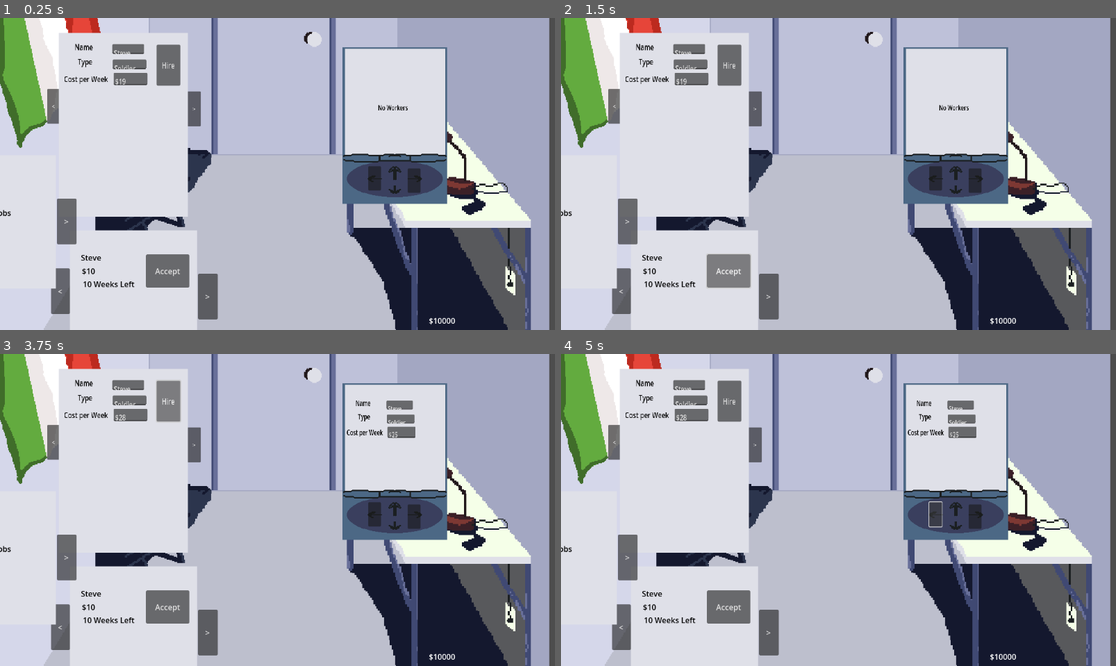
Above: before the commit, frames 1-4 (two rows, left to right).
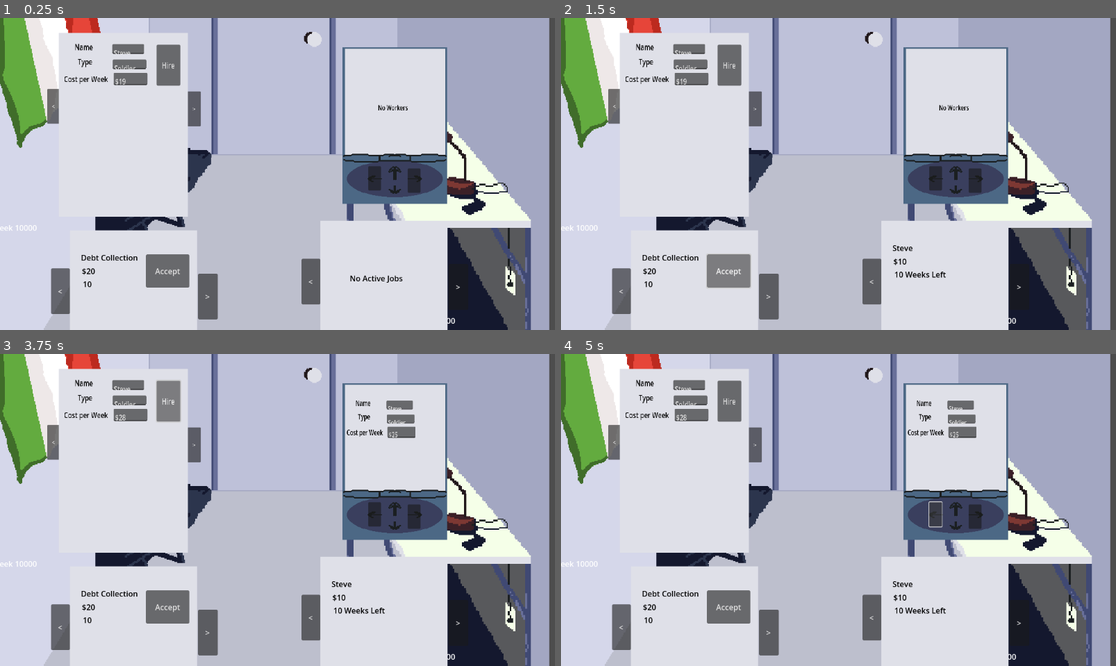
Above: after the commit, the same moments.

Repository: deruitda/ludum-dare-58
Game: Godot game, scene res://main.tscn
Two runs of this game, one before a commit and one after it. Both use one fixed random seed, a clock stepped at 60 frames per second and the inputs below.
Inputs (mouse positions are in pixels of both pictures, inside the frame that each line leads up to):
- Up to frame 1 (0.25 s): no input
- Up to frame 2 (1.5 s): click "Accept" at 0.5 s; click "Accept" at 1.25 s
- Up to frame 3 (3.75 s): click "<" at 2 s; click ">" at 2.75 s; click "Hire" at 3.5 s
- Up to frame 4 (5 s): click (932, 513) at 4.25 s

The runs differ from the first frame. In frame 1, 9.1% of the frame differs, in the area x 0-83%, y 57-100%; in frame 2, 9.1%; in frame 3, 9.1%; in frame 4, 9.1%.

Commit message:
showing potential income streams

Diff:
--- a/desk/potential_income_stream_binder.gd
+++ b/desk/potential_income_stream_binder.gd
@@ -3,7 +3,10 @@
 @export var paginator: Paginator
 @export var no_jobs_available_control: Control
 @export var jobs_available_control: Control
+@export var income_stream_view: IncomeStreamView
+
 @onready var potential_income_stream_manager: PotentialIncomeStreamsManager
+
 
 func set_potential_income_stream_manager(stream_manager: PotentialIncomeStreamsManager) -> void:
 	potential_income_stream_manager = stream_manager
@@ -26,8 +29,12 @@
 	else:
 		no_jobs_available_control.visible = false
 		jobs_available_control.visible = true
+		set_income_stream_view()
 
+func set_income_stream_view() -> void:
+	var has_items = paginator.has_items()
+	if paginator.has_items():
+		income_stream_view.set_income_stream(paginator.get_current_item() as IncomeStream)
 
 func _on_accept_income_stream_button_button_up() -> void:
 	potential_income_stream_manager.accept_income_stream_by_index(paginator.current_index)
-	set_items()
--- a/desk/potential_income_stream_binder.tscn
+++ b/desk/potential_income_stream_binder.tscn
@@ -6,11 +6,12 @@
 [ext_resource type="LabelSettings" uid="uid://djkpwc0lasqli" path="res://desk/Resumes/resume_label.tres" id="4_koybo"]
 [ext_resource type="PackedScene" uid="uid://euex01opw2ii" path="res://ui/income_stream_view.tscn" id="5_u46w4"]
 
-[node name="PotentialIncomeStreamBinder" type="Node2D" node_paths=PackedStringArray("paginator", "no_jobs_available_control", "jobs_available_control")]
+[node name="PotentialIncomeStreamBinder" type="Node2D" node_paths=PackedStringArray("paginator", "no_jobs_available_control", "jobs_available_control", "income_stream_view")]
 script = ExtResource("1_41x14")
 paginator = NodePath("Paginator")
 no_jobs_available_control = NodePath("NoPotentialJobsControl")
 jobs_available_control = NodePath("JobsAvailableControl")
+income_stream_view = NodePath("JobsAvailableControl/IncomeStreamView")
 
 [node name="Paper" parent="." instance=ExtResource("2_2rux7")]
 
--- a/desk/room.tscn
+++ b/desk/room.tscn
@@ -10,6 +10,7 @@
 [ext_resource type="PackedScene" uid="uid://doxyjb1hpinnl" path="res://desk/active_income_stream_binder.tscn" id="8_tfbhj"]
 
 [node name="Room" type="Node2D" node_paths=PackedStringArray("resumes", "phone", "potential_income_stream_binder", "active_income_stream_binder")]
+position = Vector2(-136, -10)
 script = ExtResource("1_bs3hi")
 resumes = NodePath("Resumes")
 phone = NodePath("Phone")
@@ -48,5 +49,6 @@
 script = ExtResource("6_bnidx")
 
 [node name="AcceptedIncomeStreamBinder" parent="." instance=ExtResource("8_tfbhj")]
+position = Vector2(813, 136)
 
 [connection signal="button_up" from="ProgressButton" to="." method="_on_progress_button_click"]
--- a/main.tscn
+++ b/main.tscn
@@ -33,6 +33,7 @@
 
 [node name="PotentialIncomeStreamManager" parent="." instance=ExtResource("6_272bh")]
 
-[node name="ActiveIncomeStreamManager" parent="." instance=ExtResource("7_5vw27")]
+[node name="ActiveIncomeStreamManager" parent="." node_paths=PackedStringArray("potential_income_stream_manager") instance=ExtResource("7_5vw27")]
+potential_income_stream_manager = NodePath("../PotentialIncomeStreamManager")
 
 [connection signal="progress_button_click" from="Room" to="GameManager" method="_on_room_progress_button_click"]
--- a/managers/IncomeStreamsManagers/active_income_stream_manager.gd
+++ b/managers/IncomeStreamsManagers/active_income_stream_manager.gd
@@ -2,13 +2,16 @@
 
 class_name ActiveIncomeStreamsManager
 
+@export var potential_income_stream_manager: PotentialIncomeStreamsManager
+
 signal active_income_stream_added(income_stream: IncomeStream)
 signal active_income_stream_removed(income_stream: IncomeStream)
 
-@onready var income_stream_manager: Node = $"."
+func _ready() -> void:
+	potential_income_stream_manager.income_stream_accepted.connect(accept_income_stream)
 
 func accept_income_stream(income_stream: IncomeStream) -> void:
-	income_stream_manager.add_child(income_stream)
+	add_child(income_stream)
 	active_income_stream_added.emit(income_stream)
 
 func get_income_streams() -> Array[IncomeStream]:
--- a/ui/income_stream_view.gd
+++ b/ui/income_stream_view.gd
@@ -9,6 +9,6 @@
 
 func set_income_stream(new_income_stream: IncomeStream):
 	income_stream = new_income_stream
-	name_label.text = income_stream.name
+	name_label.text = income_stream.income_stream_name
 	expected_weekly_income_label.text = "$" + str(income_stream.income_per_week)
 	weeks_left_label.text = str(income_stream.get_weeks_left())
